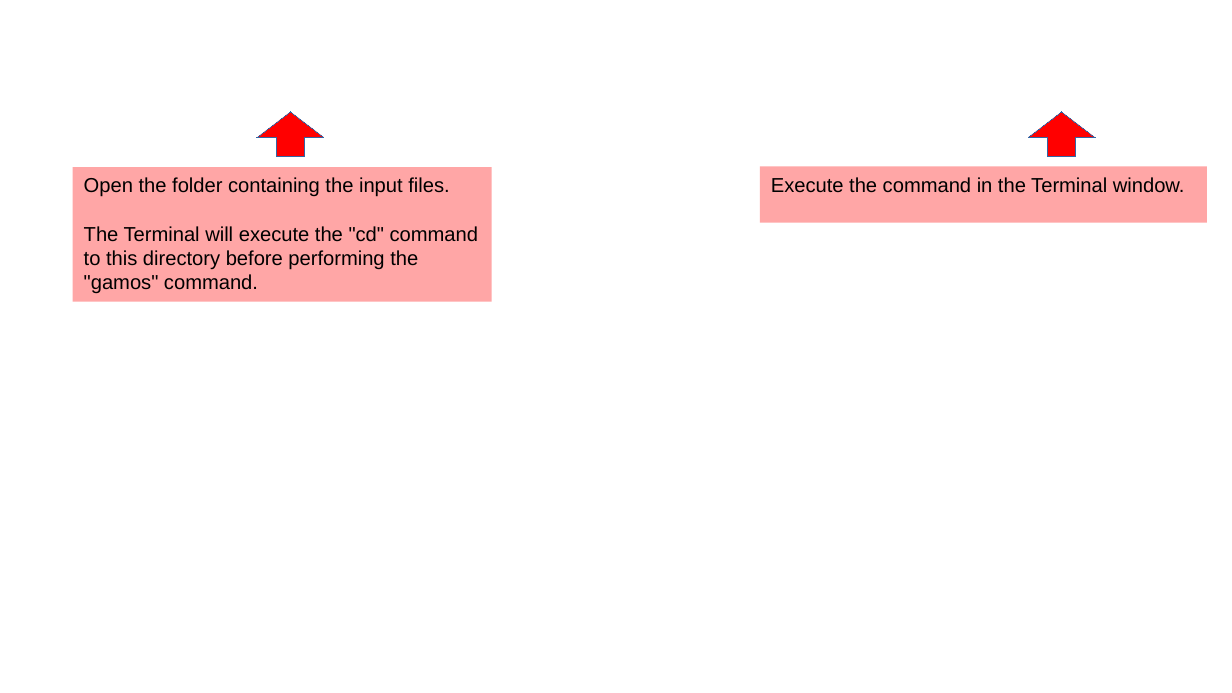
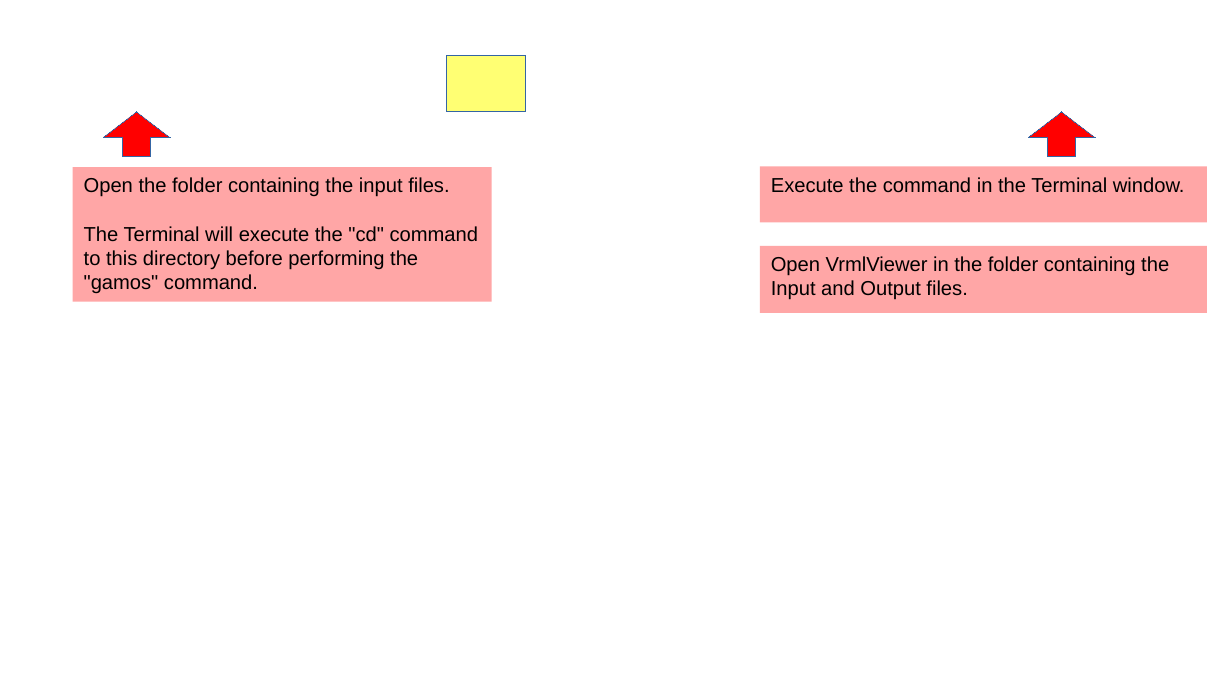
Before and after one commit to trungnguyenthien/gamos_qt_gui, a slide deck: slide 3 of UseGuide.pptx. Drawn at 1232x693 pixels with LibreOffice and Linux fonts; fonts in the diff are those of the drawing; background and template pictures are left out. Boxes give left, top, right and bottom in pixels: in the first picture for what was removed or moved away, otherwise in the second. Text is boxed around its words. In the diff, an @@ line names an element or a change of style, - is before the commit and + after.

```diff
--- a/UseGuide.pptx
+++ b/UseGuide.pptx
@@ rectangle added at bbox=[447, 56, 525, 112], fill #FFFF00 at 55% opacity, outline #3465A4 0.75 pt @@
@@ freeform shape: place and size @@
-freeform shape at bbox=[257, 112, 324, 157]
+freeform shape at bbox=[103, 112, 170, 157]
@@ rectangle added at bbox=[760, 246, 1207, 313], fill #FFA6A6, 13 pt, text #000000 @@
+Open VrmlViewer in the folder containing the Input and Output files.
```
Also in this commit, not shown: 1 other slide changed, 1 slide added, 1 other file.
